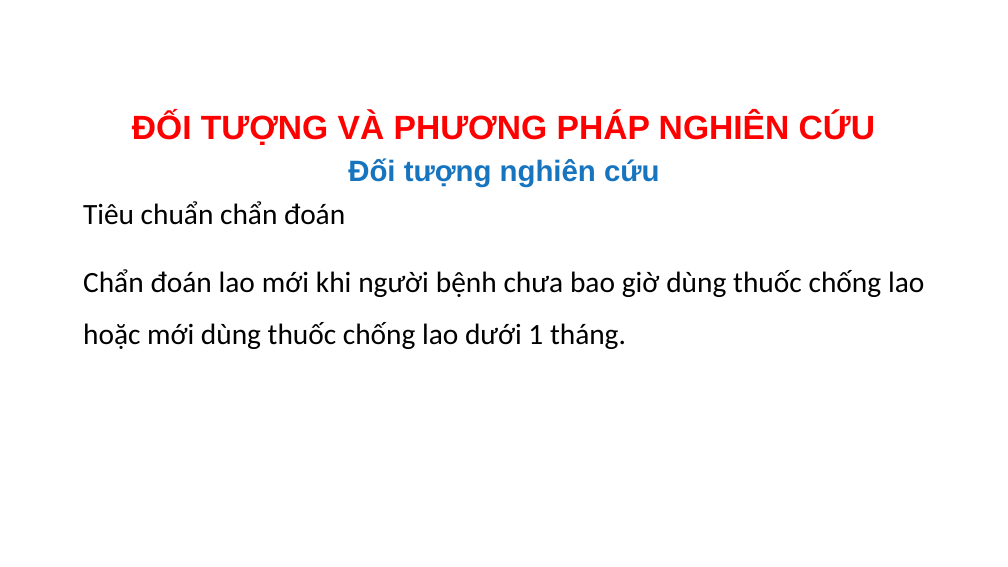
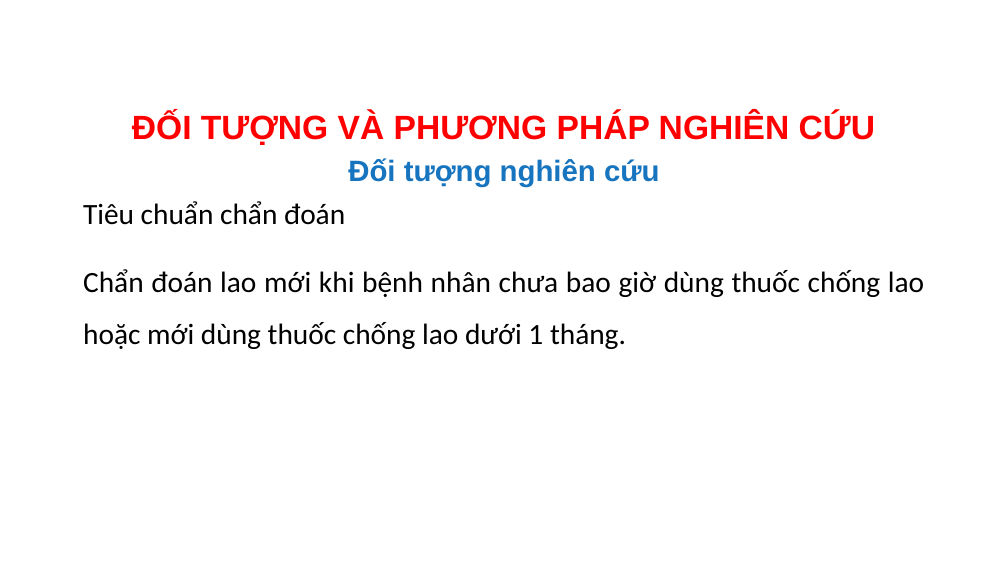
Before and after one commit to MedPocket/HPMUGraduation-thesis, a slide deck: slide 10 of Thuc-trang-va-mot-so-yeu-to-lien-quan-dinh-duong-BN-lao-phoi_Nhat-Nguyen.pptx. Drawn at 1008x567 pixels with LibreOffice and Linux fonts; fonts in the diff are those of the drawing; background and template pictures are left out. Boxes give left, top, right and bottom in pixels: in the first picture for what was removed or moved away, otherwise in the second. Text is boxed around its words. In the diff, an @@ line names an element or a change of style, - is before the commit and + after.

```diff
--- a/Thuc-trang-va-mot-so-yeu-to-lien-quan-dinh-duong-BN-lao-phoi_Nhat-Nguyen.pptx
+++ b/Thuc-trang-va-mot-so-yeu-to-lien-quan-dinh-duong-BN-lao-phoi_Nhat-Nguyen.pptx
@@ text at (x1=83, y1=269, x2=924, y2=349): text changed @@
-Chẩn đoán lao mới khi người bệnh chưa bao giờ dùng thuốc chống lao hoặc mới dùng thuốc chống lao dưới 1 tháng.
+Chẩn đoán lao mới khi bệnh nhân chưa bao giờ dùng thuốc chống lao hoặc mới dùng thuốc chống lao dưới 1 tháng.
```
Also in this commit, not shown: 3 other slides changed, 13 other files.
